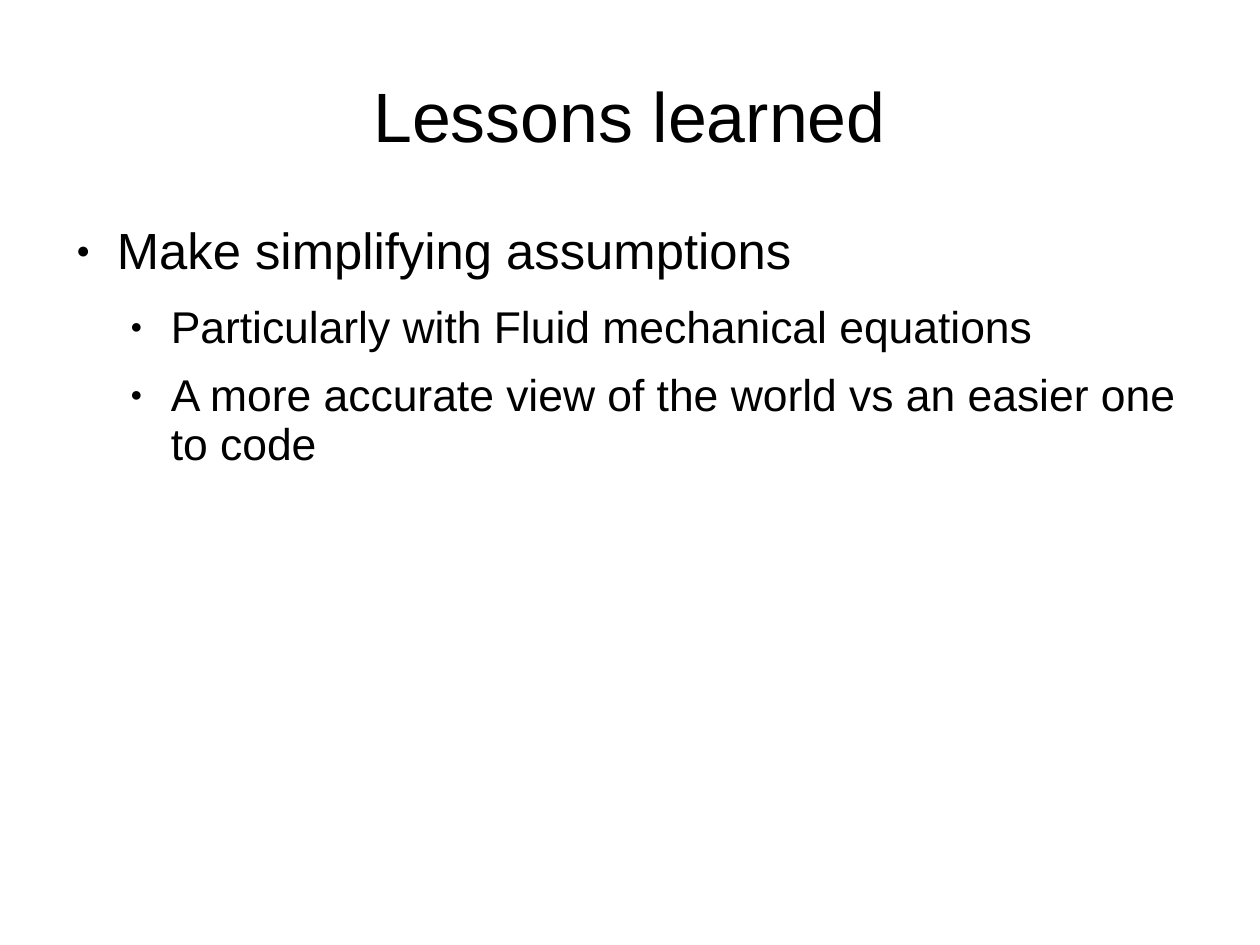
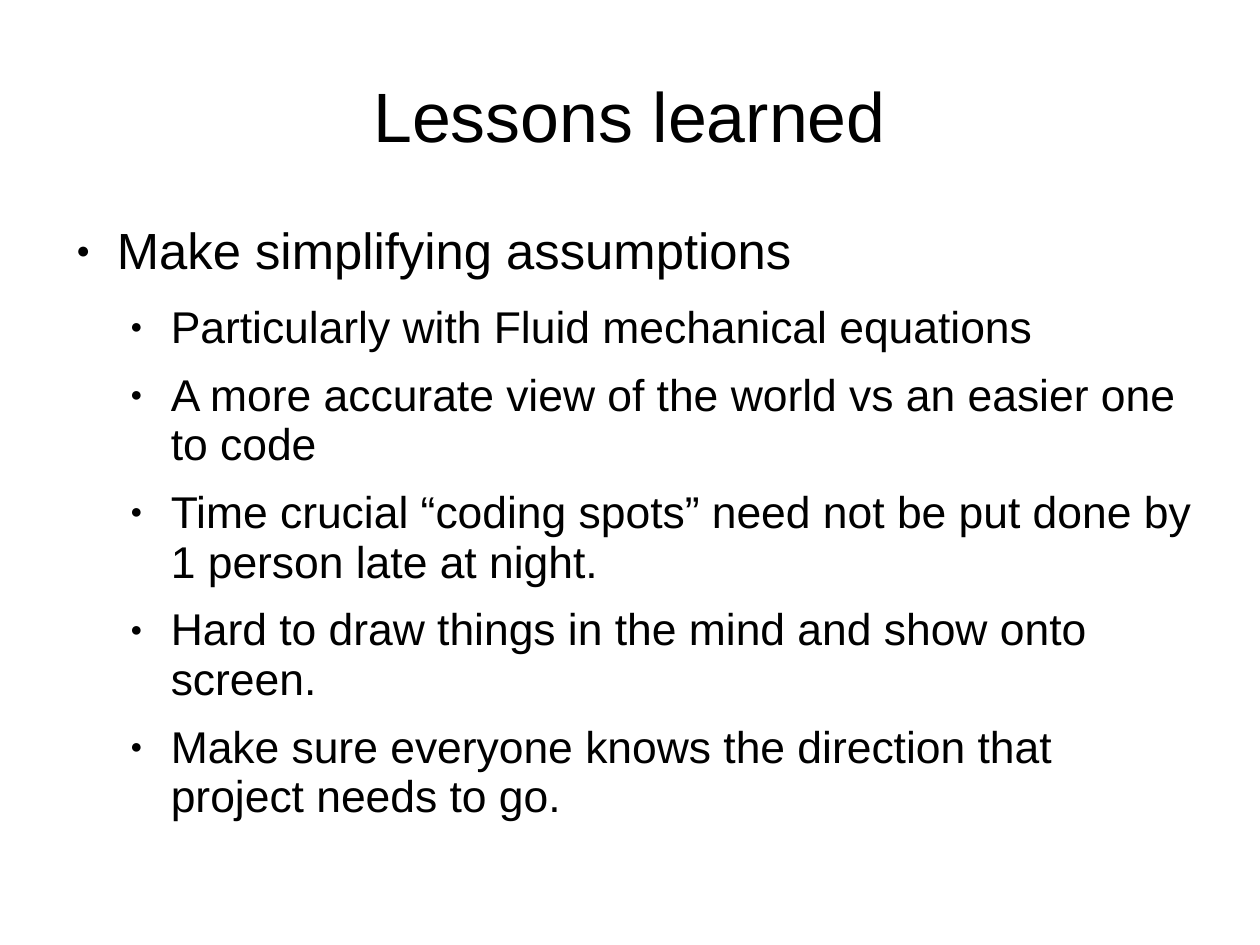
Before and after one commit to manofgate/ShapeLauncher306, a slide deck: slide 6 of Presentation.ppt. Drawn at 1260x945 pixels with LibreOffice and Linux fonts; fonts in the diff are those of the drawing. Boxes give left, top, right and bottom in pixels: in the first picture for what was removed or moved away, otherwise in the second. Text is boxed around its words. In the diff, an @@ line names an element or a change of style, - is before the commit and + after.

```diff
--- a/Presentation.ppt
+++ b/Presentation.ppt
@@ text at (x1=171, y1=495, x2=1191, y2=822): paragraphs added @@
+  ● Time crucial “coding spots” need not be put done by 1 person late at night.
+  ● Hard to draw things in the mind and show onto screen.
+  ● Make sure everyone knows the direction that project needs to go.
```
Also in this commit, not shown: 3 other files.
